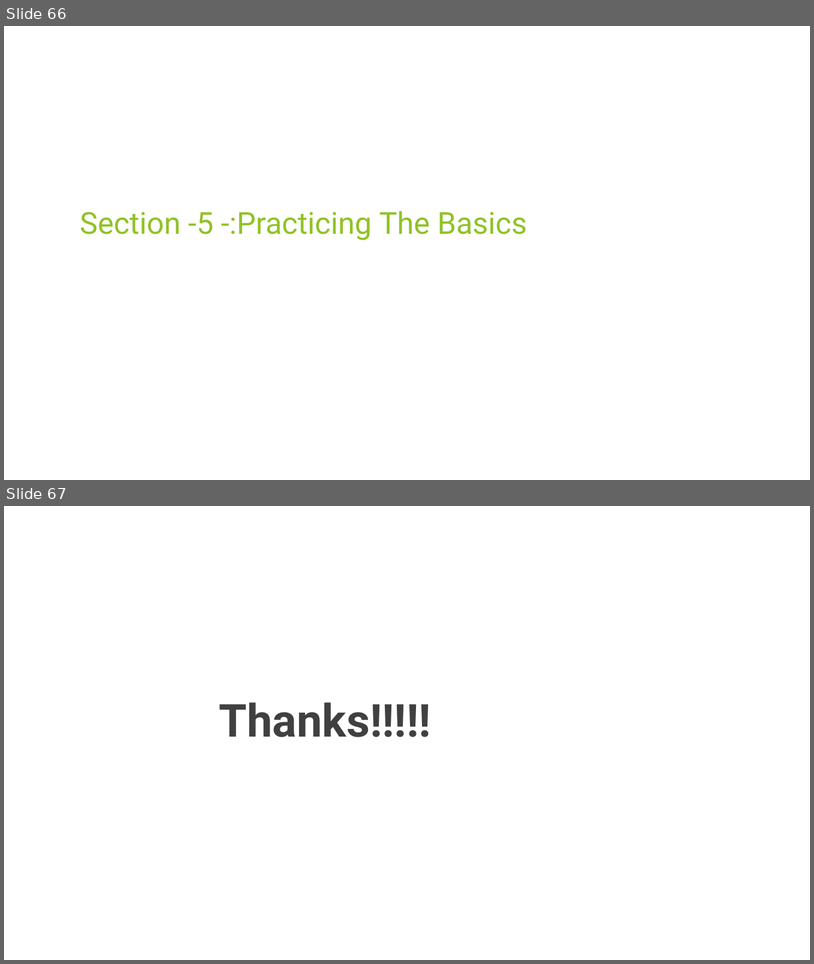
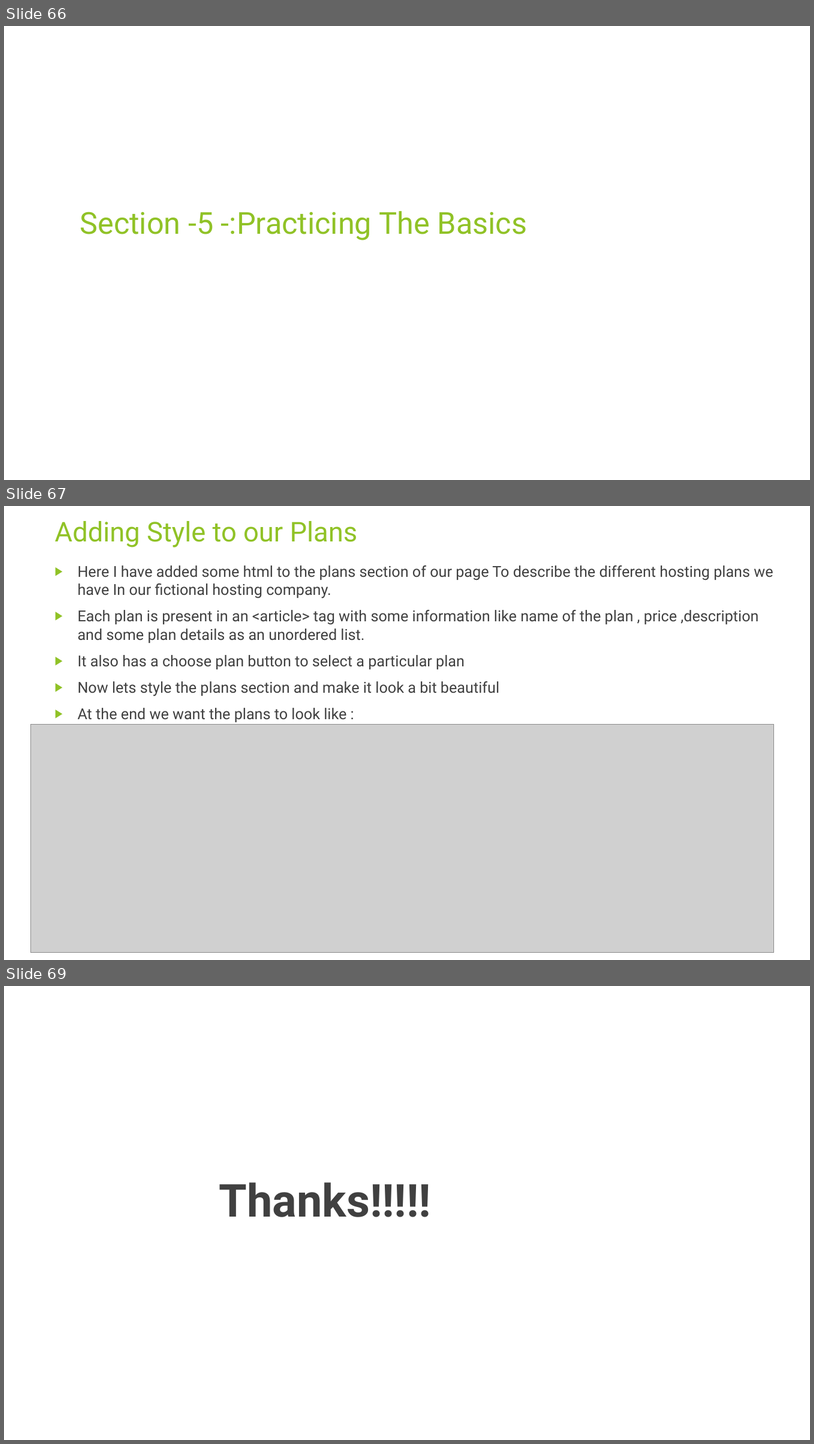
Before and after one commit to rudhrainfogain/CSS, a slide deck: PPT/Css-v5.pptx. Shown one above the other, each under a label of ours: slides 66 and 67 before the commit, slides 66, 67 and 69 after it; the slides between them are not shown. The pictures are 814x964 and 814x1444 pixels, drawn with LibreOffice and Linux fonts; fonts in the diff are those of the drawing; grey boxes stand for pictures. Boxes give left, top, right and bottom in pixels: in the first picture for what was removed or moved away, otherwise in the second. Text is boxed around its words. In the diff, an @@ line names an element or a change of style, - is before the commit and + after.

Commit message:
StylingPlans

```diff
--- a/PPT/Css-v5.pptx
+++ b/PPT/Css-v5.pptx
@@ slide 67 added at (4, 506, 810, 960), background #FFFFFF @@
@@ title added at (55, 521, 358, 547), 32.4 pt, text #90C226 @@
+Adding Style to our Plans
@@ text added at (78, 565, 773, 722), 18 pt, text #404040 @@
+▶ Here I have added some html to the plans section of our page To describe the different hosting plans we have In our fictional hosting company.
+▶ Each plan is present in an <article> tag with some information like name of the plan , price ,description and some plan details as an unordered list.
+▶ It also has a choose plan button to select a particular plan
+▶ Now lets style the plans section and make it look a bit beautiful
+▶ At the end we want the plans to look like :
@@ picture added at (30, 724, 775, 952) @@
@@ what was slide 67 is now slide 69 @@
```
Also in this commit, not shown: 1 other slide added, 2 other files.
